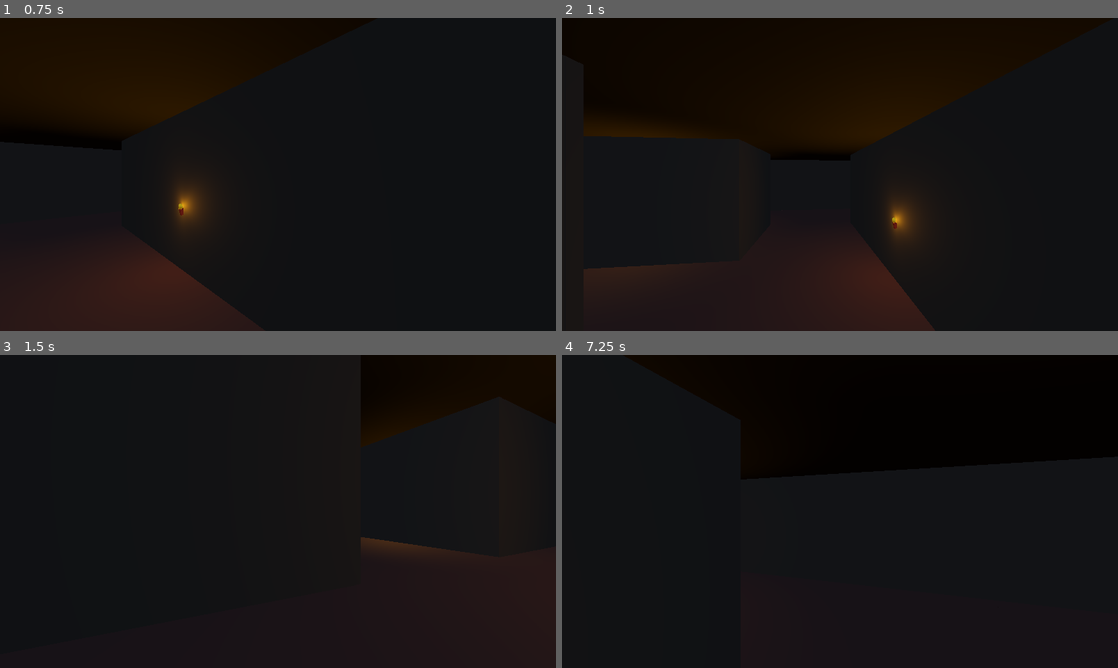
Above: before the commit, frames 1-4 (two rows, left to right).
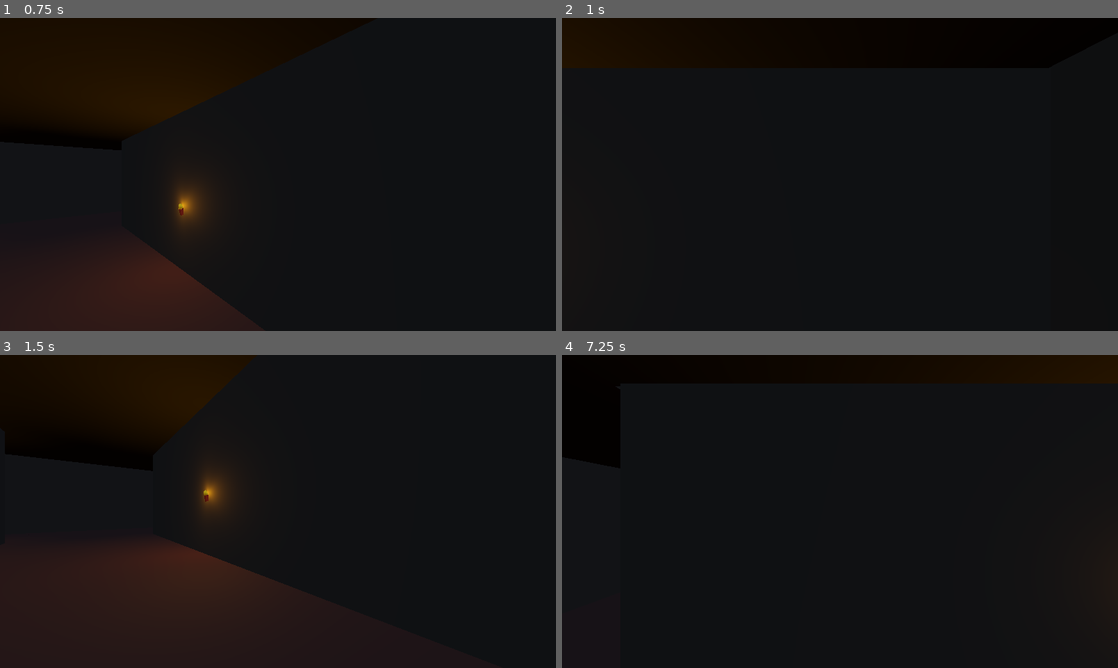
Above: after the commit, the same moments.

Repository: Cybierre-Koffee-Studio/GameOff2023
Game: Godot game, scene res://ProtoCrawler/world.tscn
Same seed, same stepped clock (60 frames per second), same inputs: the game is played once before the commit and once after it. This scene is started directly instead of the project's main scene.
Inputs (mouse positions are in pixels of both pictures, inside the frame that each line leads up to):
- Up to frame 1 (0.75 s): tap Enter (ui_accept) at 0.5 s; move the mouse to (400, 158) at 0.52 s; hold D (AllerADroite) from 0.53 s (still down); tap E (rotaCamDroite) at 0.6 s; click (400, 158) at 0.67 s
- Up to frame 2 (1 s): keep holding D (AllerADroite); tap Enter (ui_accept) at 0.77 s; tap A (rotaCamGauche) at 0.8 s
- Up to frame 3 (1.5 s): move the mouse to (166, 527) at 1.27 s; release D (AllerADroite) at 1.28 s; hold Down (ui_down) from 1.28 s (still down); tap A (rotaCamGauche) at 1.35 s
- Up to frame 4 (7.25 s): tap Enter (ui_accept) at 1.52, 3.02, 3.77, 4.25, 4.52, 5.75, 6.02, 6.77 s; tap E (rotaCamDroite) at 1.55, 2.85, 4.35, 6.05, 6.6 s; move the mouse to (895, 442) at 2.02 s; release Down (ui_down) at 2.03 s; hold D (AllerADroite) 2.03-2.78 s; tap S (Reculer) at 2.1, 5.85 s; tap A (rotaCamGauche) at 2.3, 3.6, 5.1, 6.8 s; move the mouse to (812, 574) at 2.77 s; hold Z (Avancer) 2.78-3.53 s; click (812, 574) at 2.92 s; move the mouse to (1006, 558) at 3.52 s; hold Q (AllerAGauche) 3.53-5.03 s; move the mouse to (673, 464) at 4.27 s; move the mouse to (867, 511) at 5.02 s; hold Down (ui_down) 5.03-5.78 s; click (867, 511) at 5.17 s; move the mouse to (756, 433) at 5.77 s; hold D (AllerADroite) 5.78-6.53 s; move the mouse to (962, 495) at 6.52 s; hold Z (Avancer) from 6.53 s (still down)

Frame 1 is identical in both runs. In frame 2, 7.4% of the frame differs, in the area x 3-68%, y 31-100%; in frame 3, 11%, in the area x 1-100%, y 36-89%; in frame 4, 1.3%.

Commit message:
correction enchainement rapide (c'est du luxe)

Diff:
--- a/godot/ProtoCrawler/joueur.gd
+++ b/godot/ProtoCrawler/joueur.gd
@@ -7,6 +7,7 @@
 # Get the gravity from the project settings to be synced with RigidBody nodes.
 var gravity = ProjectSettings.get_setting("physics/3d/default_gravity")
 var is_moving = false
+var cam_is_rotating = false
 
 func _physics_process(delta):
     # Add the gravity.
@@ -17,11 +18,13 @@
     if Input.is_action_just_pressed("ui_accept") and is_on_floor():
         velocity.y = JUMP_VELOCITY
 
-    if Input.is_action_just_pressed("rotaCamDroite") :
+    if Input.is_action_just_pressed("rotaCamDroite") and !cam_is_rotating:
+        cam_is_rotating = true
         turn_cam(Vector3(0, -90, 0))
 #        rotation_degrees = rotation_degrees + Vector3(0, -90, 0)
 
-    if Input.is_action_just_pressed("rotaCamGauche") :
+    if Input.is_action_just_pressed("rotaCamGauche") and !cam_is_rotating:
+        cam_is_rotating = true
         turn_cam(Vector3(0, 90, 0))
 #        rotation_degrees = rotation_degrees + Vector3(0, 90, 0)
     # Get the input direction and handle the movement/deceleration.
@@ -63,3 +66,5 @@
     var tween = get_tree().create_tween()
     var target_deg = rotation_degrees + deg
     tween.tween_property($".", "rotation_degrees", target_deg, 0.25)
+    await get_tree().create_timer(0.25).timeout
+    cam_is_rotating = false
